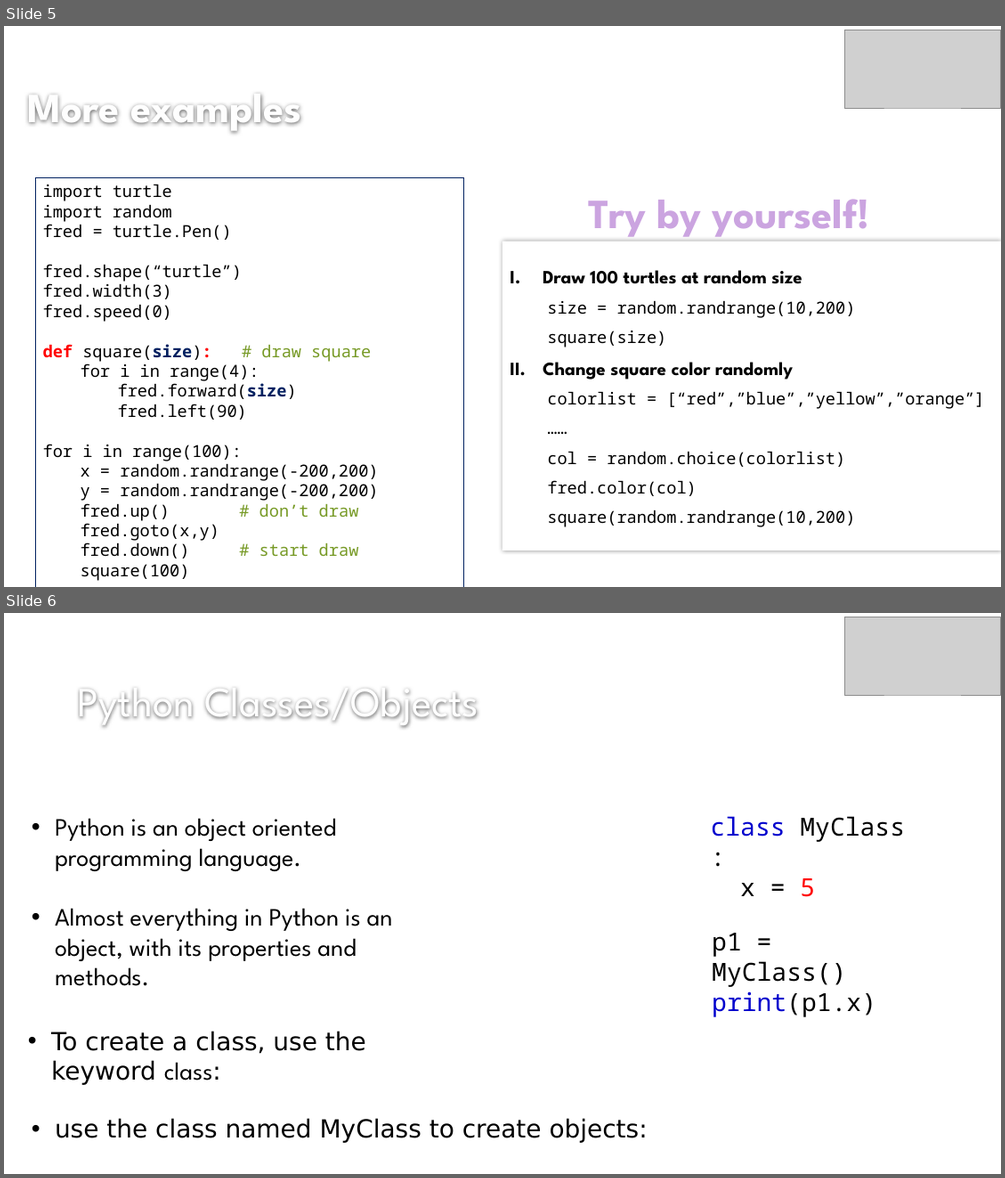
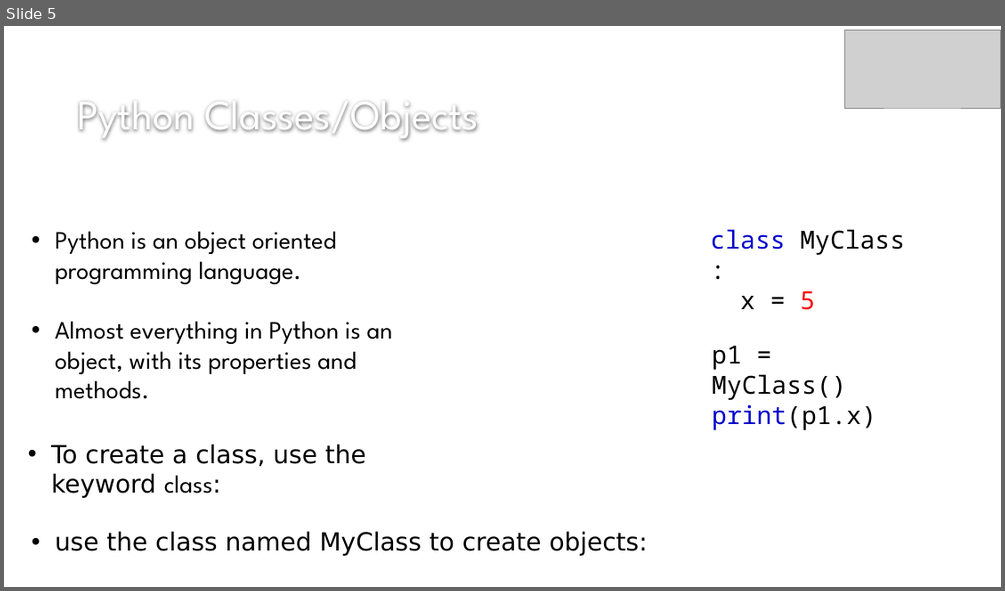
Before and after one commit to bigbrainacademy/python4kids, a slide deck: lec06/lec06.pptx. Shown one above the other, each under a label of ours: slides 5 and 6 before the commit, slide 5 after it. The pictures are 1005x1178 and 1005x591 pixels, drawn with LibreOffice and Linux fonts; fonts in the diff are those of the drawing; grey boxes stand for pictures; background and template pictures are left out. Boxes give left, top, right and bottom in pixels: in the first picture for what was removed or moved away, otherwise in the second. Text is boxed around its words. In the diff, an @@ line names an element or a change of style, - is before the commit and + after.

```diff
--- a/lec06/lec06.pptx
+++ b/lec06/lec06.pptx
@@ slide 5 removed at [4, 26, 1001, 587], background #FFFFFF @@
@@ picture removed at [844, 30, 1001, 108] @@
@@ text removed at [27, 95, 301, 134] @@
-More examples
@@ rectangle removed at [35, 178, 464, 587] @@
-import turtle
-import random
-fred = turtle.Pen()
-fred.shape(“turtle”)
-fred.width(3)
-fred.speed(0)
-def square(size): # draw square
-for i in range(4):
-fred.forward(size)
-fred.left(90)
-for i in range(100):
-x = random.randrange(-200,200)
-y = random.randrange(-200,200)
-fred.up() # don’t draw
-fred.goto(x,y)
-fred.down() # start draw
-square(100)
@@ text removed at [589, 199, 870, 237] @@
-Try by yourself!
@@ text removed at [502, 241, 1001, 551] @@
-I. Draw 100 turtles at random size
-  size = random.randrange(10,200)
-  square(size)
-II. Change square color randomly
-  colorlist = [“red”,”blue”,”yellow”,”orange”]
-  ……
-  col = random.choice(colorlist)
-  fred.color(col)
-  square(random.randrange(10,200)
@@ what was slide 6 is now slide 5 @@
```
Also in this commit, not shown: 1 slide changed, 2 other files.
